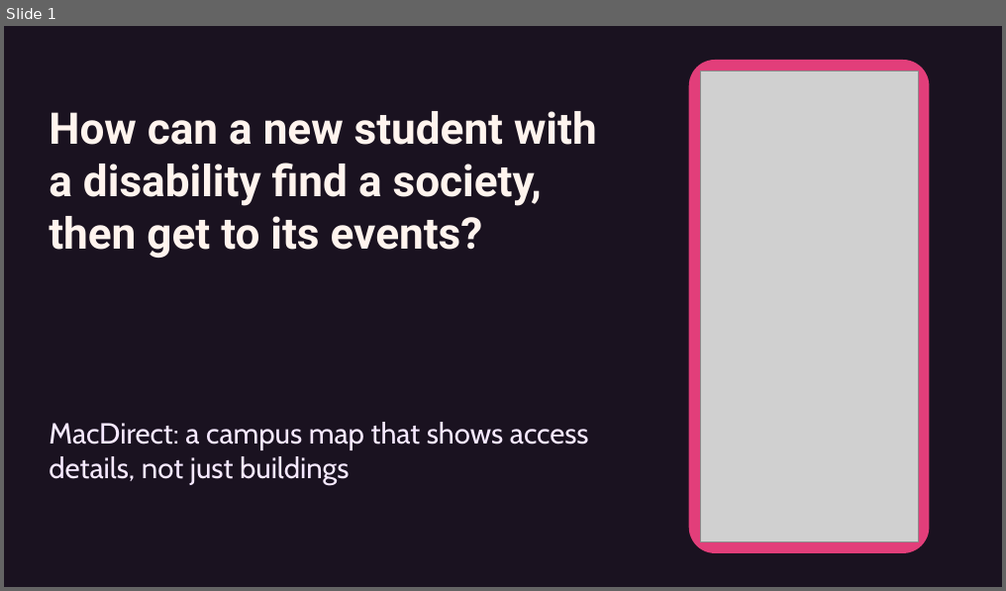
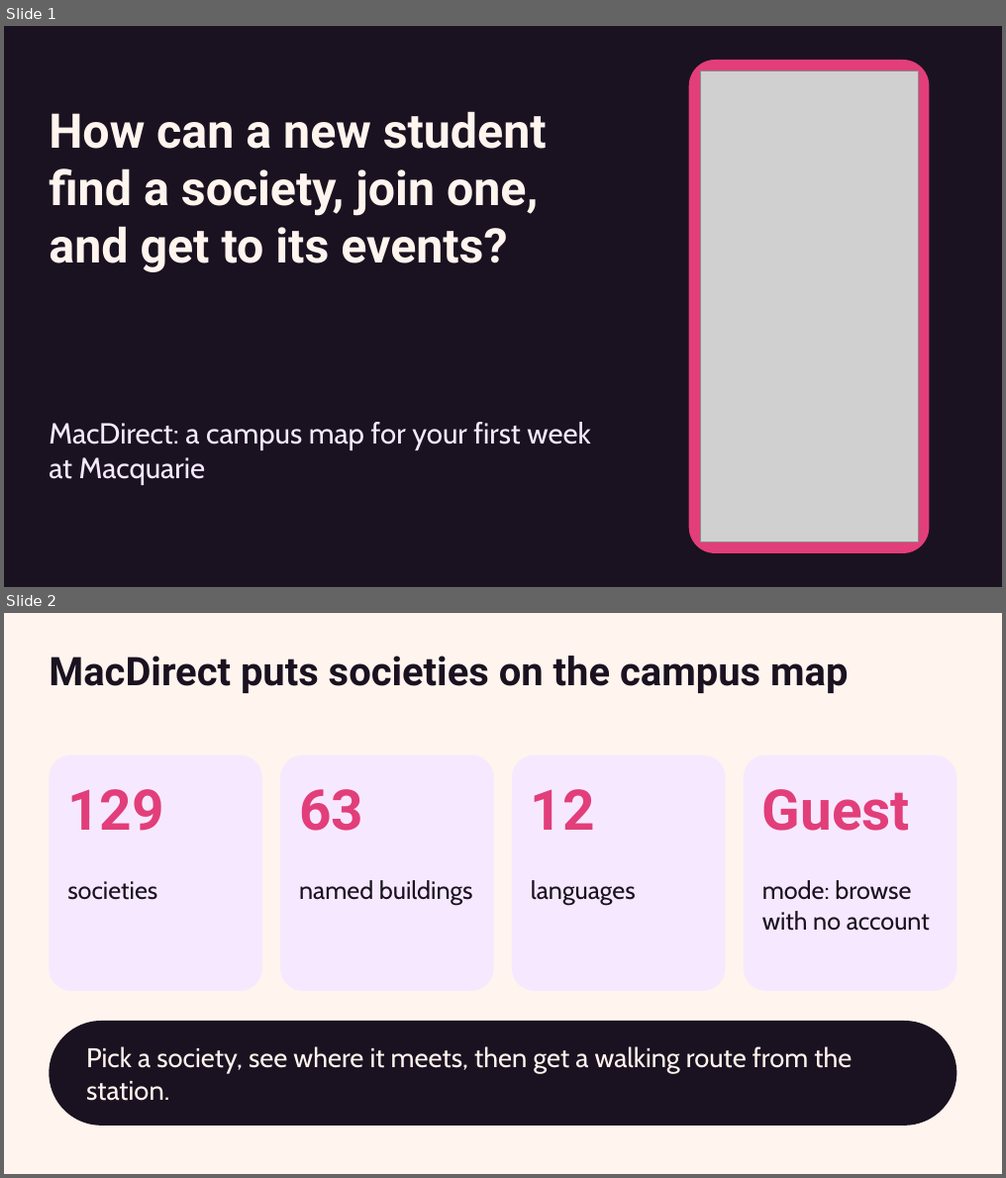
Before and after one commit to anjlaisup2hubgit/MacDirect, a slide deck: slides/MacDirect-5-min-talk.pptx. Shown one above the other, each under a label of ours: slide 1 before the commit, slides 1 and 2 after it. The pictures are 1006x591 and 1006x1178 pixels, drawn with LibreOffice and Linux fonts; fonts in the diff are those of the drawing; grey boxes stand for pictures. Boxes give left, top, right and bottom in pixels: in the first picture for what was removed or moved away, otherwise in the second. Text is boxed around its words. In the diff, an @@ line names an element or a change of style, - is before the commit and + after.

```diff
--- a/slides/MacDirect-5-min-talk.pptx
+++ b/slides/MacDirect-5-min-talk.pptx
@@ slide 2 added at box(4, 613, 1002, 1174), background #FFF4EE @@
@@ text added at box(49, 656, 847, 693), 38 pt, text #1A1220, bold @@
+MacDirect puts societies on the campus map
@@ rounded rectangle added at box(49, 756, 262, 991), fill #F6E9FF @@
@@ rounded rectangle added at box(280, 756, 494, 991), fill #F6E9FF @@
@@ rounded rectangle added at box(512, 756, 726, 991), fill #F6E9FF @@
@@ rounded rectangle added at box(744, 756, 957, 991), fill #F6E9FF @@
@@ text added at box(67, 789, 163, 831), 54 pt, text #E23E7A, bold @@
+129
@@ text added at box(299, 789, 363, 831), 54 pt, text #E23E7A, bold @@
+63
@@ text added at box(531, 789, 595, 830), 54 pt, text #E23E7A, bold @@
+12
@@ text added at box(762, 789, 910, 831), 54 pt, text #E23E7A, bold @@
+Guest
@@ text added at box(67, 881, 157, 900), 24 pt, text #1A1220 @@
+societies
@@ text added at box(299, 880, 473, 905), 24 pt, text #1A1220 @@
+named buildings
@@ text added at box(531, 880, 636, 905), 24 pt, text #1A1220 @@
+languages
@@ text added at box(762, 880, 930, 931), 24 pt, text #1A1220 @@
+mode: browse with no account
@@ rounded rectangle added at box(49, 1021, 957, 1126), fill #1A1220 @@
@@ text added at box(86, 1047, 851, 1101), 26 pt, text #FFF4EE @@
+Pick a society, see where it meets, then get a walking route from the station.
@@ slide 1 changed as well @@
@@ text at box(49, 111, 547, 273): text changed; size 42 to 46 pt @@
-How can a new student with a disability find a society, then get to its events?
+How can a new student find a society, join one, and get to its events?
@@ text at box(49, 422, 590, 485): text changed @@
-MacDirect: a campus map that shows access details, not just buildings
+MacDirect: a campus map for your first week at Macquarie
```
Also in this commit, not shown: 3 other slides changed, 1 slide removed.
